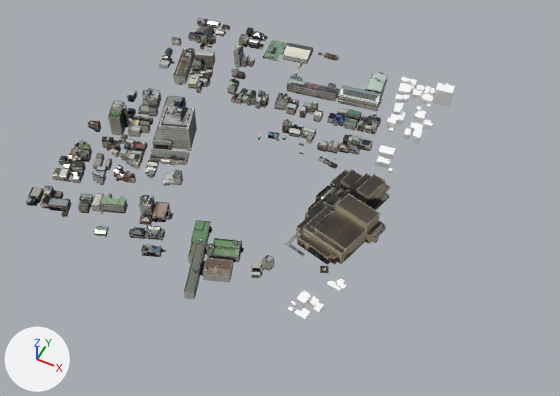
The glTF model spike-3d/public/data/2023-lod3-station-5-2-packed.glb as it was, and as the next commit left it.
Camera for both pictures: a 50 mm lens placed at (951.0, 1022.0, 685.0), pointed at (690.0, 1544.0, 33.0). The axes (+X, +Y, +Z) are drawn at lower left. The lights are the same throughout. The picture after the commit comes second. Where no turn or scale is listed for an object, it has been applied to the vertices. Vertices at exactly the same position are counted once.
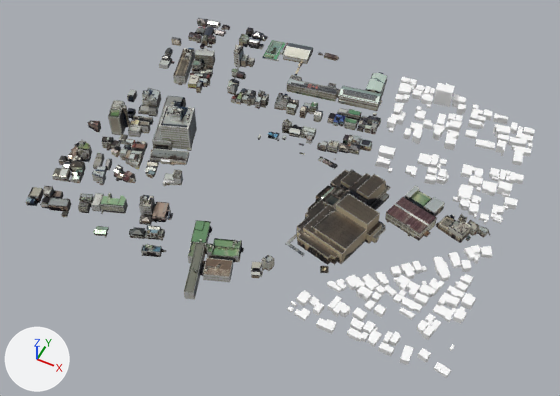
Where the newer file only moved an object's origin or applied its transform, the numbers keep the older frame.

Location of each change, (x1, y1, x2, y2) in pixels of the pictures (560 x 396 px):
'Mesh_0', reshaped (19% wider, 19% taller): before (25, 18, 455, 321); after (25, 18, 535, 378)
part 1 of me_mesh_0, added: after (455, 115, 463, 122)
part 2 of me_mesh_0, added: after (436, 113, 446, 126)
part 3 of me_mesh_0, added: after (444, 136, 457, 150)
part 4 of me_mesh_0, added: after (497, 134, 509, 144)
part 5 of me_mesh_0, added: after (477, 115, 486, 124)
part 6 of me_mesh_0, added: after (475, 139, 495, 150)
part 7 of me_mesh_0, built on: before (43, 20, 389, 306); after (44, 28, 535, 378)

Edits to the bpy script that builds the scene:
```text
Change mat_material_1:
    where n2 = _N.new('ShaderNodeTexImage'); n2.name = 'Image Texture'
    n2.image: img_data_1_data553_b3dm_0 -> img_data_1_data551_b3dm_0
    where n3 = _N.new('ShaderNodeMapping'); n3.name = 'Mapping'
    n3.inputs[1].default_value: (0.0, -14.93, 0.0) -> (0.0, -14.98, 0.0)  # 'Location'
    n3.inputs[3].default_value: (15.96, 15.92, 1.0) -> (15.96, 15.98, 1.0)  # 'Scale'
Change mat_material_2:
    where n2 = _N.new('ShaderNodeTexImage'); n2.name = 'Image Texture'
    n2.image: img_data_1_data554_b3dm_0 -> img_data_1_data553_b3dm_0
    where n3 = _N.new('ShaderNodeMapping'); n3.name = 'Mapping'
    n3.inputs[1].default_value: (0.0, -10.29, 0.0) -> (0.0, -14.93, 0.0)  # 'Location'
    n3.inputs[3].default_value: (15.69, 10.97, 1.0) -> (15.96, 15.92, 1.0)  # 'Scale'
Change mat_material_3:
    where n2 = _N.new('ShaderNodeTexImage'); n2.name = 'Image Texture'
    n2.image: img_data_1_data555_b3dm_0 -> img_data_1_data554_b3dm_0
    where n3 = _N.new('ShaderNodeMapping'); n3.name = 'Mapping'
    n3.inputs[1].default_value: (0.0, -12.35, 0.0) -> (0.0, -10.29, 0.0)  # 'Location'
    n3.inputs[3].default_value: (15.13, 13.17, 1.0) -> (15.69, 10.97, 1.0)  # 'Scale'
Change mat_material_4:
    where n2 = _N.new('ShaderNodeTexImage'); n2.name = 'Image Texture'
    n2.image: img_data_1_data556_b3dm_0 -> img_data_1_data555_b3dm_0
    where n3 = _N.new('ShaderNodeMapping'); n3.name = 'Mapping'
    n3.inputs[1].default_value: (0.0, -14.98, 0.0) -> (0.0, -12.35, 0.0)  # 'Location'
    n3.inputs[3].default_value: (16.0, 15.98, 1.0) -> (15.13, 13.17, 1.0)  # 'Scale'
Change mat_material_5:
    where n2 = _N.new('ShaderNodeTexImage'); n2.name = 'Image Texture'
    n2.image: img_data_1_data569_b3dm_0 -> img_data_1_data556_b3dm_0
    where n3 = _N.new('ShaderNodeMapping'); n3.name = 'Mapping'
    n3.inputs[1].default_value: (0.0, -14.91, 0.0) -> (0.0, -14.98, 0.0)  # 'Location'
    n3.inputs[3].default_value: (15.99, 15.91, 1.0) -> (16.0, 15.98, 1.0)  # 'Scale'
Change mat_material_6:
    where n2 = _N.new('ShaderNodeTexImage'); n2.name = 'Image Texture'
    n2.image: img_data_1_data571_b3dm_0 -> img_data_1_data569_b3dm_0
    where n3 = _N.new('ShaderNodeMapping'); n3.name = 'Mapping'
    n3.inputs[1].default_value: (0.0, -14.96, 0.0) -> (0.0, -14.91, 0.0)  # 'Location'
    n3.inputs[3].default_value: (15.99, 15.95, 1.0) -> (15.99, 15.91, 1.0)  # 'Scale'
Add mat_material_7:
    mat_material_7 = bpy.data.materials.new('Material_7')
    # uses the picture img_data_1_data571_b3dm_0
Change me_mesh_0:
    remove me_mesh_0.from_pydata(...)  # 12690 vertices, 24404 faces; spans x 0.0..381.0, y -416.0..0.0, z 0.0..43.0
    add me_mesh_0.from_pydata(...)  # 15383 vertices, 29219 faces; spans x 0.0..495.0, y -416.0..0.0, z 0.0..43.0
    me_mesh_0 part 1: the loose piece of 8 vertices spanning x 352.0..358.0, y -41.0..-35.0, z 1.0..4.0 is copied, and the copy is scaled about its middle by (1.5, 2.32, 2.04), then moved by (41.0, -9.0, 2.0); it spans x 391.0..400.0, y -53.0..-41.0, z 1.0..7.0
    me_mesh_0 part 2: the loose piece of 8 vertices spanning x 343.0..350.0, y -55.0..-48.0, z 1.0..7.0 is copied, and the copy is scaled about its middle by (1.59, 2.91, 1.02), then moved by (31.0, -6.0, 0.0); it spans x 372.0..383.0, y -67.0..-48.0, z 1.0..7.0
    me_mesh_0 part 3: the loose piece of 8 vertices spanning x 347.0..363.0, y -90.0..-78.0, z 1.0..8.0 is copied, and the copy is scaled about its middle by (0.832, 1.08, 1.56), then moved by (45.0, -9.0, 1.0); it spans x 393.0..407.0, y -99.0..-87.0, z 1.0..11.0
    me_mesh_0 part 4: the loose piece of 8 vertices spanning x 343.0..350.0, y -55.0..-48.0, z 1.0..7.0 is copied, and the copy is scaled about its middle by (2.24, 1.28, 1.14), then moved by (107.0, -5.0, 1.0); it spans x 446.0..460.0, y -61.0..-52.0, z 1.0..8.0
    me_mesh_0 part 5: the loose piece of 8 vertices spanning x 352.0..358.0, y -41.0..-35.0, z 1.0..4.0 is copied, and the copy is scaled about its middle by (1.85, 1.61, 1.95), then moved by (65.0, 3.0, 2.0); it spans x 415.0..425.0, y -39.0..-31.0, z 1.0..7.0
    me_mesh_0 part 6: the loose piece of 8 vertices spanning x 347.0..363.0, y -90.0..-78.0, z 1.0..8.0 is copied, and the copy is scaled about its middle by (1.55, 0.965, 0.6), then moved by (82.0, 11.0, -1.0); it spans x 425.0..448.0, y -80.0..-67.0, z 1.0..5.0
    me_mesh_0 part 7: 53 vertices moved within x 17.0..362.0, y -381.0..-25.0, z 0.0..23.0; 144 vertices removed from x 9.0..361.0, y -382.0..-7.0, z 0.0..32.0; 2733 vertices added at x 14.0..495.0, y -389.0..-7.0, z 0.0..29.0
    other edits to the shape of me_mesh_0 do not show in these pictures
    add me_mesh_0.materials.append(mat_material_7)
```
